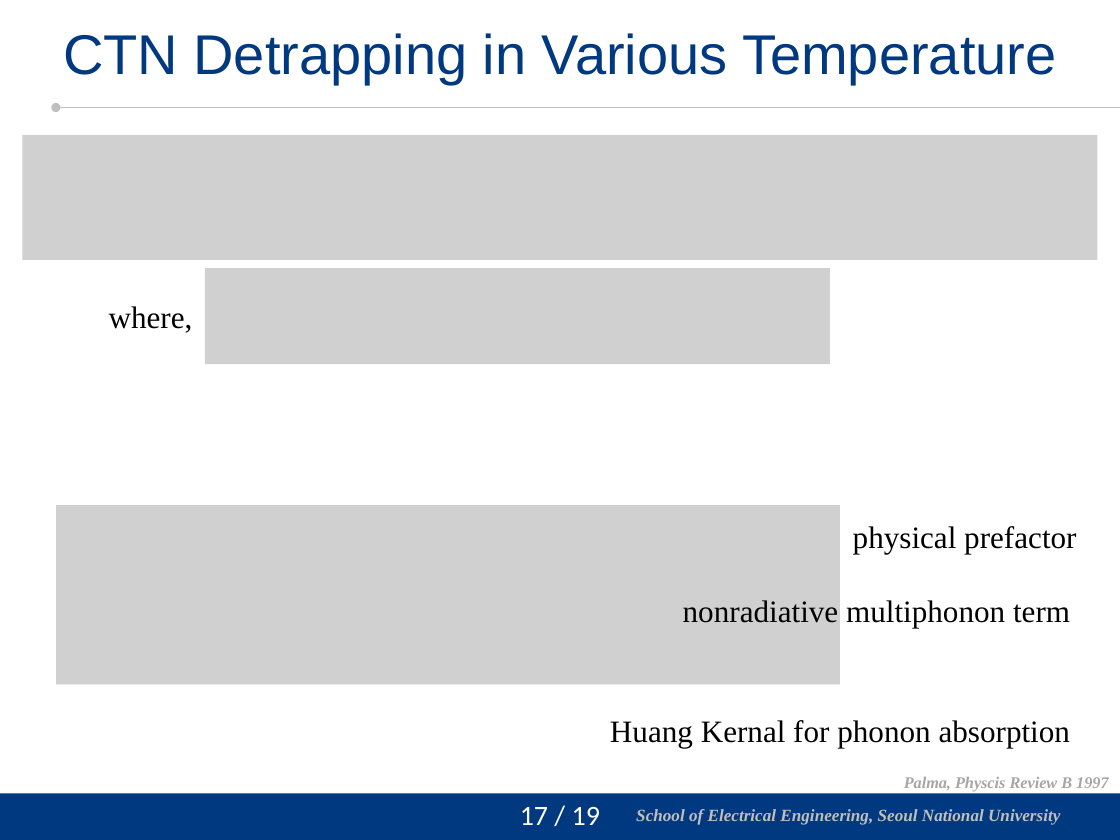
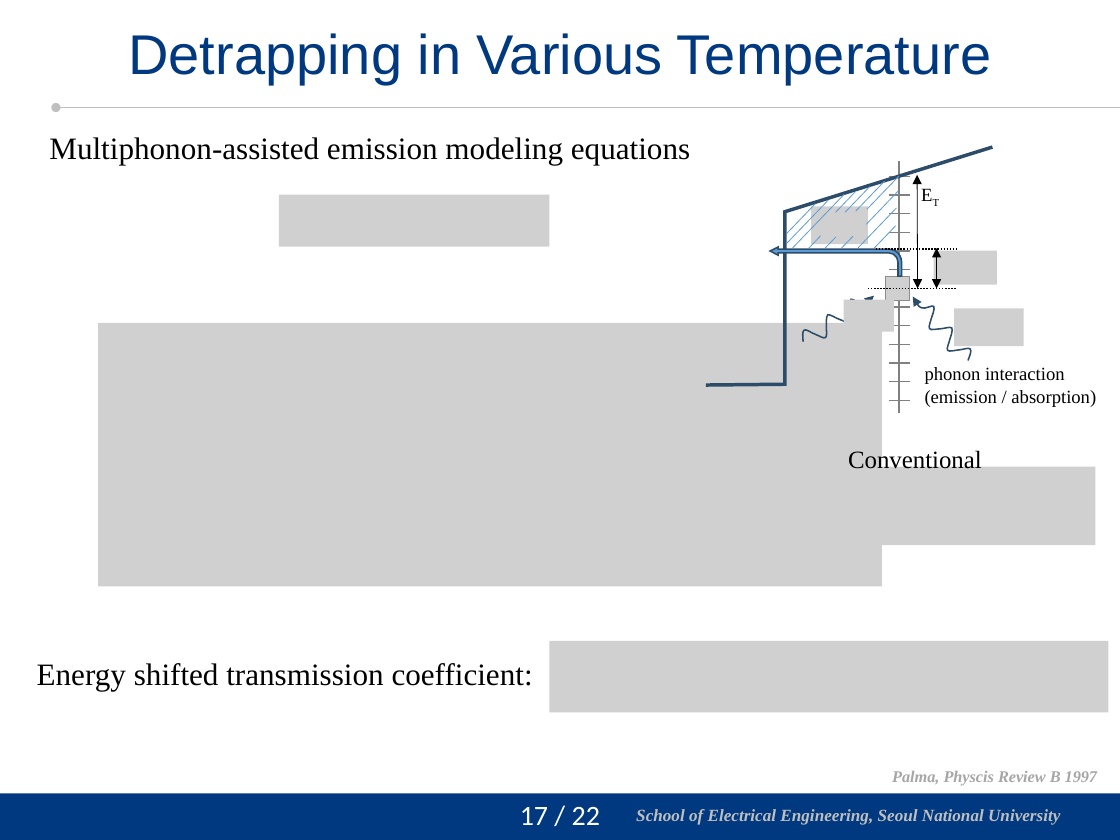
Before and after one commit to vectorcont62-dev/Graduation-SNU-MS, a slide deck: slide 18 of 진명 석사졸업 연구 정리 - 주요내용 보강.pptx. Drawn at 1120x840 pixels with LibreOffice and Linux fonts; fonts in the diff are those of the drawing; grey boxes stand for pictures; background and template pictures are left out. Boxes give left, top, right and bottom in pixels: in the first picture for what was removed or moved away, otherwise in the second. Text is boxed around its words. In the diff, an @@ line names an element or a change of style, - is before the commit and + after.

```diff
--- a/진명 석사졸업 연구 정리 - 주요내용 보강.pptx
+++ b/진명 석사졸업 연구 정리 - 주요내용 보강.pptx
@@ title at (x1=128, y1=33, x2=991, y2=84): text changed @@
-CTN Detrapping in Various Temperature
+Detrapping in Various Temperature
@@ picture removed at (x1=22, y1=134, x2=1098, y2=260) @@
@@ text added at (x1=49, y1=137, x2=690, y2=165), 20 pt, text #000000 @@
+Multiphonon-assisted emission modeling equations
@@ picture added at (x1=279, y1=195, x2=550, y2=246) @@
@@ picture removed at (x1=205, y1=268, x2=830, y2=364) @@
@@ picture resized from (x1=56, y1=505, x2=840, y2=684) to (x1=99, y1=323, x2=883, y2=586) @@
@@ text removed at (x1=109, y1=306, x2=193, y2=333) @@
-where,
@@ group added at (x1=706, y1=147, x2=1096, y2=412): 29 lines, 5 pictures, 3 freeform shapes, 2 texts, 2 double arrows, 1 bent arrow @@
+phonon interaction
+(emission / absorption)
+ET
@@ text added at (x1=848, y1=448, x2=982, y2=469), 16 pt, text #000000 @@
+Conventional
@@ picture added at (x1=876, y1=467, x2=1095, y2=545) @@
@@ text removed at (x1=853, y1=526, x2=1076, y2=554) @@
-physical prefactor
@@ text removed at (x1=683, y1=600, x2=1070, y2=628) @@
-nonradiative multiphonon term
@@ picture added at (x1=550, y1=641, x2=1109, y2=712) @@
@@ text added at (x1=37, y1=663, x2=533, y2=691), 20 pt, text #000000 @@
+Energy shifted transmission coefficient:
@@ text removed at (x1=610, y1=720, x2=1070, y2=748) @@
-Huang Kernal for phonon absorption
@@ text "Palma, Physcis Review B 1997" moved from (x1=904, y1=777, x2=1109, y2=792) to (x1=892, y1=771, x2=1098, y2=786) @@
@@ page number at (x1=520, y1=807, x2=600, y2=825): text changed @@
-17 / 19
+17 / 22
```
Also in this commit, not shown: 9 other slides changed, 1 slide added, 1 slide removed, 3 other files.
